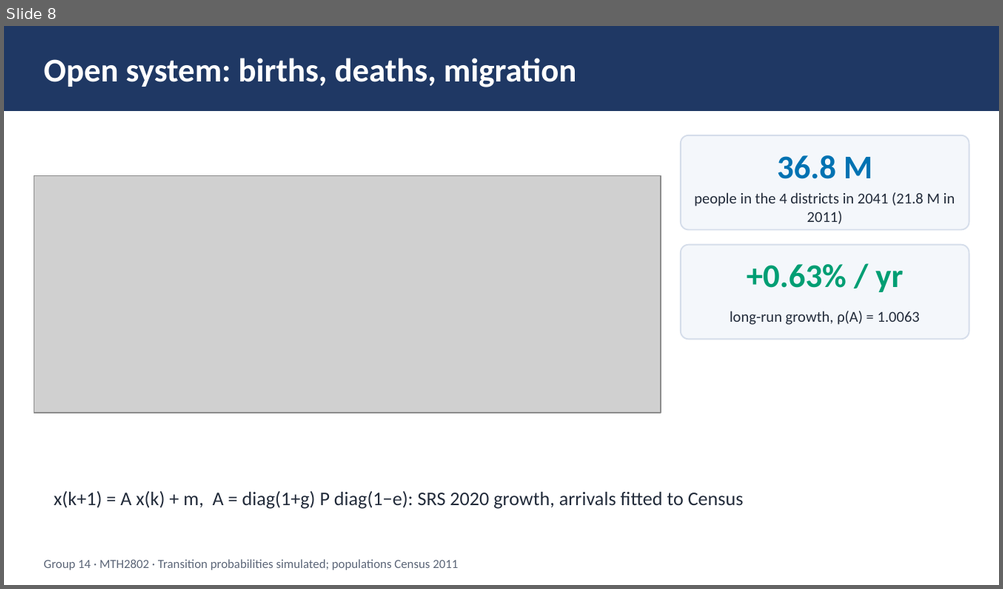
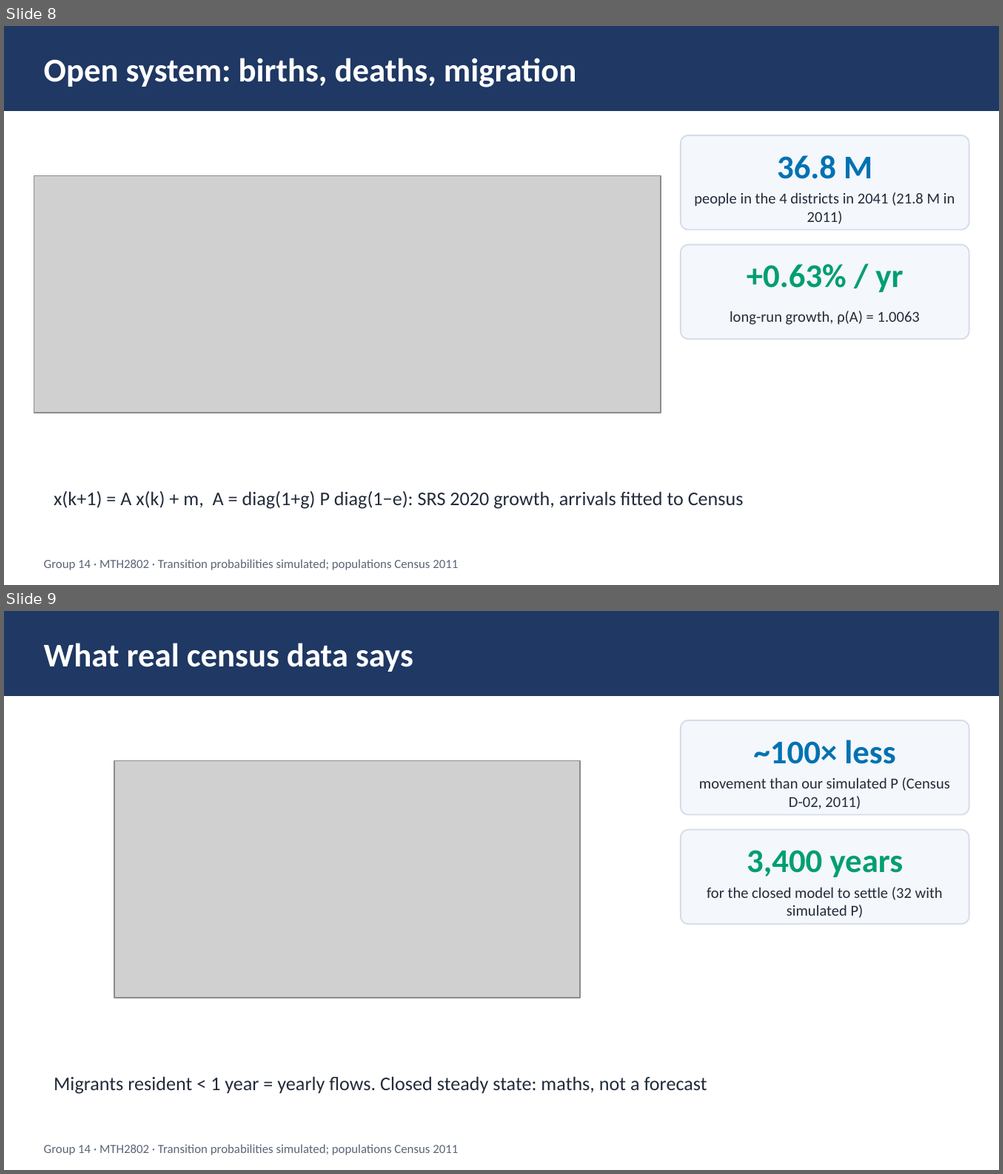
Before and after one commit to CRYPT-hack/population-prediction-, a slide deck: submission/Group14_Slides.pptx. Shown one above the other, each under a label of ours: slide 8 before the commit, slides 8 and 9 after it. The pictures are 1003x589 and 1003x1174 pixels, drawn with LibreOffice and Linux fonts; fonts in the diff are those of the drawing; grey boxes stand for pictures. Boxes give left, top, right and bottom in pixels: in the first picture for what was removed or moved away, otherwise in the second. Text is boxed around its words. In the diff, an @@ line names an element or a change of style, - is before the commit and + after.

```diff
--- a/submission/Group14_Slides.pptx
+++ b/submission/Group14_Slides.pptx
@@ slide 9 added at [4,611,999,1170], background #FFFFFF @@
@@ rectangle added at [4,611,999,695], fill #1F3864, outline #1F3864 1 pt @@
@@ text added at [44,643,413,672], 24 pt, text #FFFFFF, bold @@
+What real census data says
@@ rounded rectangle added at [680,721,969,815], fill #F4F7FB, outline #D5DDEA 1 pt @@
@@ text added at [754,740,895,764], 24 pt, text #0072B2, bold @@
+~100× less
@@ picture added at [114,761,580,998] @@
@@ text added at [699,777,950,809], 11 pt, text #222B3A @@
+movement than our simulated P (Census D-02, 2011)
@@ rounded rectangle added at [680,830,969,924], fill #F4F7FB, outline #D5DDEA 1 pt @@
@@ text added at [746,850,903,877], 24 pt, text #009E73, bold @@
+3,400 years
@@ text added at [706,887,942,918], 11 pt, text #222B3A @@
+for the closed model to settle (32 with simulated P)
@@ text added at [54,1077,707,1094], 14 pt, text #222B3A @@
+Migrants resident < 1 year = yearly flows. Closed steady state: maths, not a forecast
@@ text added at [44,1145,458,1156], 9 pt, text #5B6577 @@
+Group 14 · MTH2802 · Transition probabilities simulated; populations Census 2011
```
Also in this commit, not shown: 2 slides changed, 1 other slide added.
